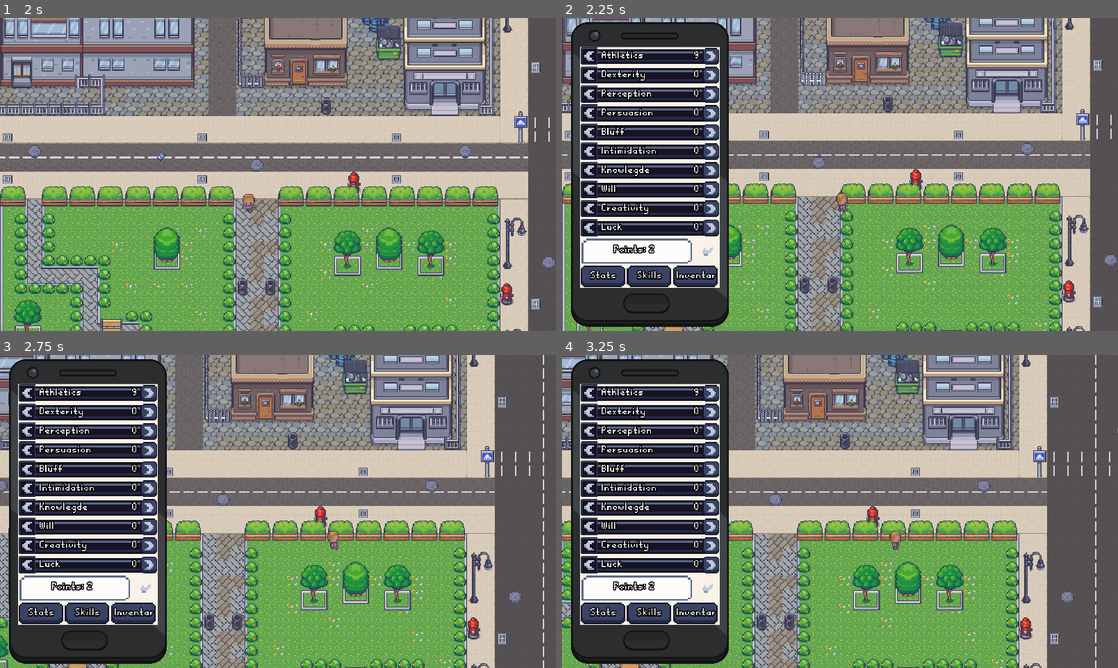
Above: before the commit, frames 1-4 (two rows, left to right).
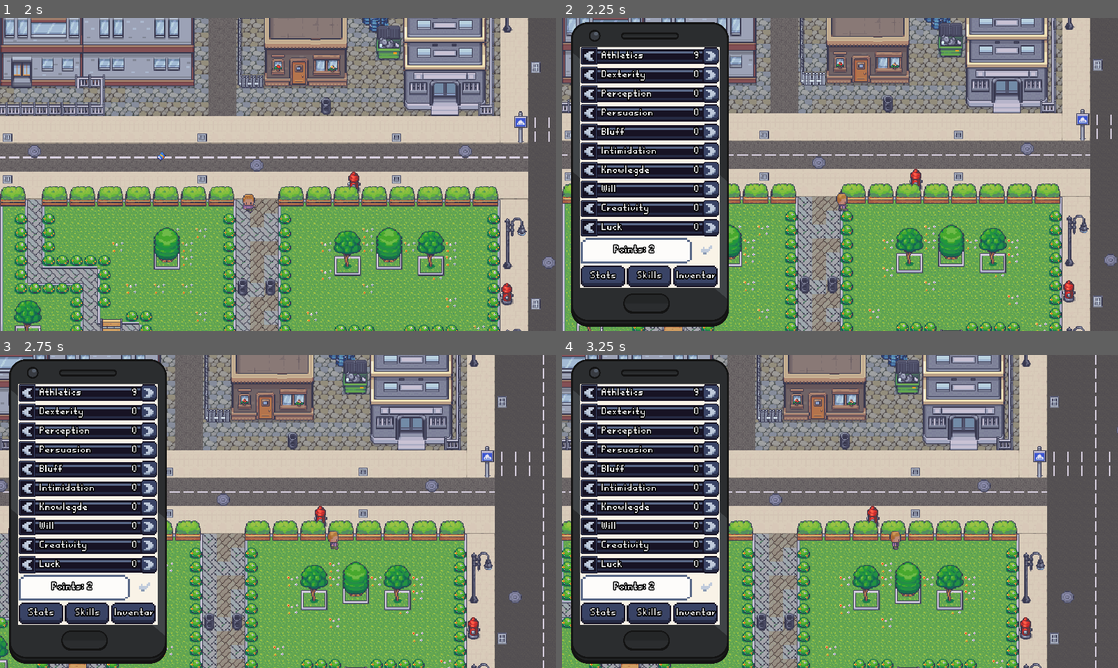
Above: after the commit, the same moments.

Repository: Thodorr/Project-Habicht-cRPG
Game: Godot game, scene res://Testarea.tscn
Same seed, same stepped clock (60 frames per second), same inputs: the game is played once before the commit and once after it.
Inputs (mouse positions are in pixels of both pictures, inside the frame that each line leads up to):
- Up to frame 1 (2 s): tap Enter at 0.5 s; drag from (161, 177) to (333, 105) at 0.52 s; drag from (166, 190) to (250, 237) at 1.27 s
- Up to frame 2 (2.25 s): move the mouse to (895, 105) at 2.02 s; hold Right (ui_right) from 2.03 s (still down); hold C (CharacterSheet) from 2.03 s (still down)
- Up to frame 3 (2.75 s): keep holding Right (ui_right); keep holding C (CharacterSheet)
- Up to frame 4 (3.25 s): release Right (ui_right) at 2.75 s; release C (CharacterSheet) at 2.75 s; click (706, 586) at 2.75 s

Frame 1 is identical in both runs. In frame 2, 0.7% of the frame differs, in the area x 3-29%, y 9-79%; in frame 3, 0.7%; in frame 4, 0.7%.

Commit message:
Adjusted GUI Atlas Textures
Atlats Textures are now cleanly cut out

Diff:
--- a/UI/Assets/GUI/Decrease.tres
+++ b/UI/Assets/GUI/Decrease.tres
@@ -4,4 +4,4 @@
 
 [resource]
 atlas = ExtResource( 1 )
-region = Rect2( 137.196, 39.9754, 5.15337, 6.31288 )
+region = Rect2( 137, 40, 5, 6 )
--- a/UI/Assets/GUI/DisabledButton.tres
+++ b/UI/Assets/GUI/DisabledButton.tres
@@ -4,4 +4,4 @@
 
 [resource]
 atlas = ExtResource( 1 )
-region = Rect2( 96.0367, 35.955, 25.8957, 24.2208 )
+region = Rect2( 96, 36, 26, 24 )
--- a/UI/Assets/GUI/Increase.tres
+++ b/UI/Assets/GUI/Increase.tres
@@ -4,4 +4,4 @@
 
 [resource]
 atlas = ExtResource( 1 )
-region = Rect2( 149.713, 35.7508, 5.52603, 6.55412 )
+region = Rect2( 150, 36, 5, 6 )
--- a/UI/Assets/GUI/LockedConfirmButton.tres
+++ b/UI/Assets/GUI/LockedConfirmButton.tres
@@ -4,4 +4,4 @@
 
 [resource]
 atlas = ExtResource( 1 )
-region = Rect2( 100.927, 69.2916, 14.8531, 14.4656 )
+region = Rect2( 101, 69, 14, 14 )
--- a/UI/Assets/GUI/NormalButton.tres
+++ b/UI/Assets/GUI/NormalButton.tres
@@ -4,4 +4,4 @@
 
 [resource]
 atlas = ExtResource( 1 )
-region = Rect2( 4.75356, 84.5781, 14.2649, 14.6504 )
+region = Rect2( 5, 85, 14, 14 )
--- a/UI/Assets/GUI/NormalConfirmButton.tres
+++ b/UI/Assets/GUI/NormalConfirmButton.tres
@@ -4,4 +4,4 @@
 
 [resource]
 atlas = ExtResource( 1 )
-region = Rect2( 68.4052, 68.2654, 14.4604, 14.7623 )
+region = Rect2( 69, 69, 14, 14 )
--- a/UI/Assets/GUI/PointsToBeGiven.tres
+++ b/UI/Assets/GUI/PointsToBeGiven.tres
@@ -4,4 +4,4 @@
 
 [resource]
 atlas = ExtResource( 1 )
-region = Rect2( 148.699, 68.6267, 46.3871, 14.6735 )
+region = Rect2( 149, 69, 46, 14 )
--- a/UI/Assets/GUI/PressedButton.tres
+++ b/UI/Assets/GUI/PressedButton.tres
@@ -4,4 +4,4 @@
 
 [resource]
 atlas = ExtResource( 1 )
-region = Rect2( 16.5766, 81.8528, 14.5583, 13.2699 )
+region = Rect2( 17, 81, 14, 14 )
--- a/UI/Assets/GUI/QuestBackground.tres
+++ b/UI/Assets/GUI/QuestBackground.tres
@@ -4,4 +4,4 @@
 
 [resource]
 atlas = ExtResource( 1 )
-region = Rect2( 52.593, 100.885, 30.8547, 30.0959 )
+region = Rect2( 53, 101, 30, 30 )
--- a/UI/Assets/GUI/QuestButton.tres
+++ b/UI/Assets/GUI/QuestButton.tres
@@ -4,4 +4,4 @@
 
 [resource]
 atlas = ExtResource( 1 )
-region = Rect2( 53.1924, 37.4671, 45.1551, 13.1889 )
+region = Rect2( 54, 38, 44, 12 )
--- a/UI/Assets/GUI/SkillBackground.tres
+++ b/UI/Assets/GUI/SkillBackground.tres
@@ -4,4 +4,4 @@
 
 [resource]
 atlas = ExtResource( 1 )
-region = Rect2( 85.023, 100.779, 30.2004, 30.2004 )
+region = Rect2( 85, 101, 30, 30 )
--- a/UI/Assets/GUI/SkillDummy3.tres
+++ b/UI/Assets/GUI/SkillDummy3.tres
@@ -4,4 +4,4 @@
 
 [resource]
 atlas = ExtResource( 1 )
-region = Rect2( 133.299, 67.5921, 15.4215, 15.1644 )
+region = Rect2( 136, 71, 9, 8 )
--- a/UI/Assets/GUI/SkillIconDummy.tres
+++ b/UI/Assets/GUI/SkillIconDummy.tres
@@ -4,4 +4,4 @@
 
 [resource]
 atlas = ExtResource( 1 )
-region = Rect2( 119.798, 70.9194, 8.3533, 8.61031 )
+region = Rect2( 120, 71, 8, 8 )
--- a/UI/Assets/GUI/SkillIconDummy2.tres
+++ b/UI/Assets/GUI/SkillIconDummy2.tres
@@ -4,4 +4,4 @@
 
 [resource]
 atlas = ExtResource( 1 )
-region = Rect2( 87.4445, 70.7467, 8.99586, 8.86734 )
+region = Rect2( 87, 71, 10, 8 )
